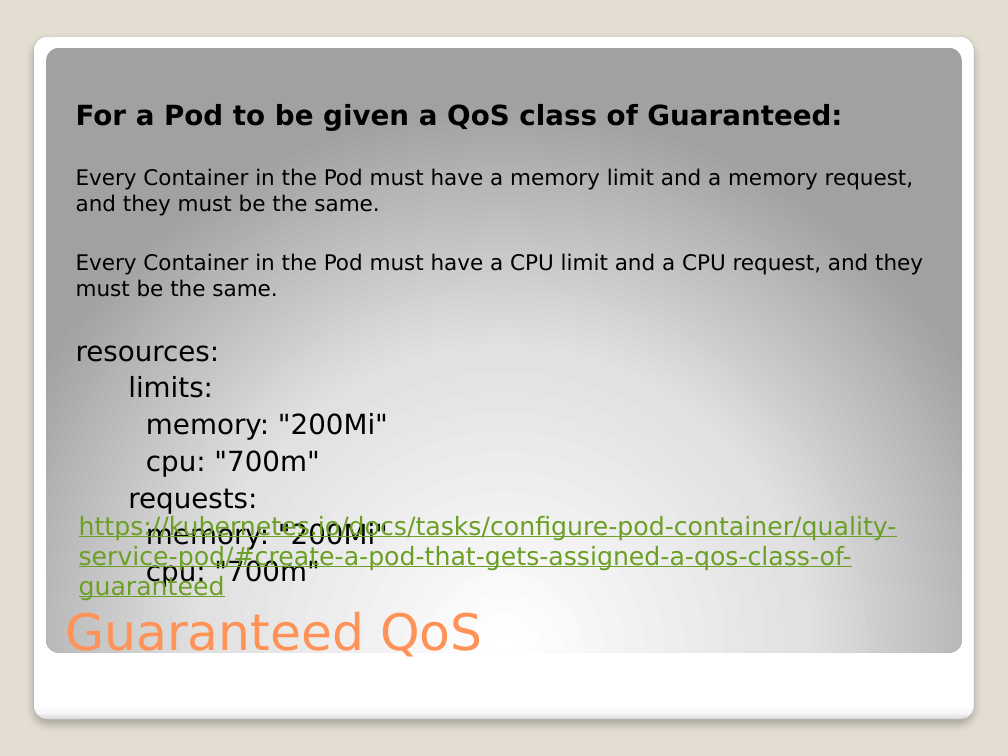
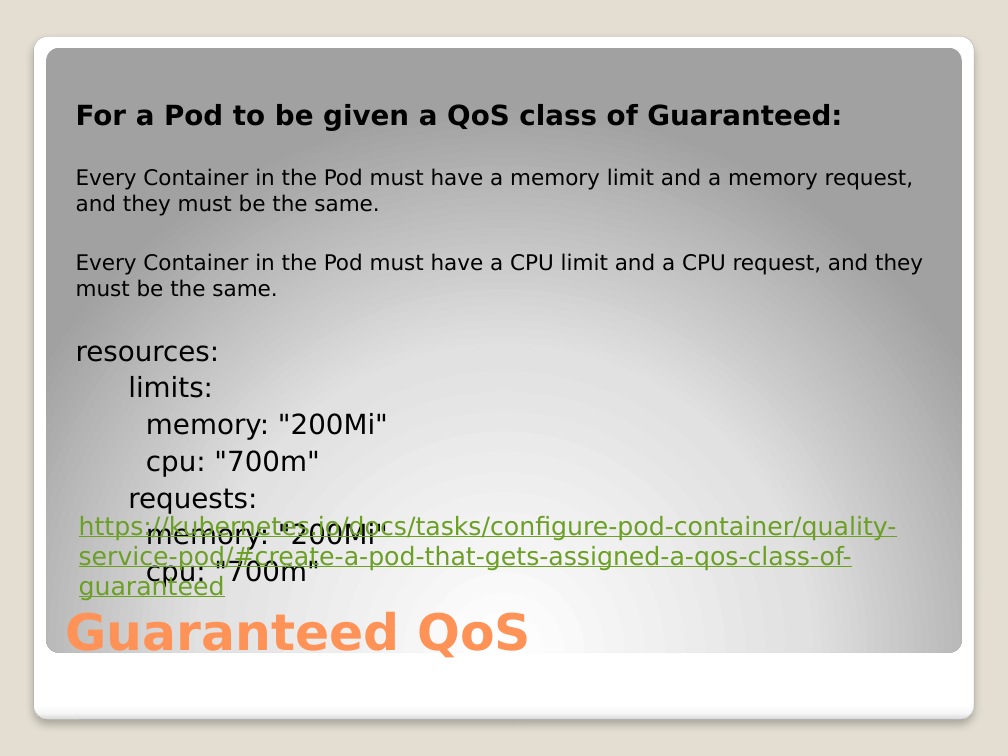
Before and after one commit to djkormo/k8s-AKS-primer, a slide deck: slide 16 of examples/atwar/presentation/Kubernetes at war on Azure.pptx. Drawn at 1008x756 pixels with LibreOffice and Linux fonts; fonts in the diff are those of the drawing. Boxes give left, top, right and bottom in pixels: in the first picture for what was removed or moved away, otherwise in the second. Text is boxed around its words. In the diff, an @@ line names an element or a change of style, - is before the commit and + after.

```diff
--- a/examples/atwar/presentation/Kubernetes at war on Azure.pptx
+++ b/examples/atwar/presentation/Kubernetes at war on Azure.pptx
@@ title "Guaranteed QoS" at box(65, 608, 531, 658): bold on @@
```
Also in this commit, not shown: 4 other slides changed.
